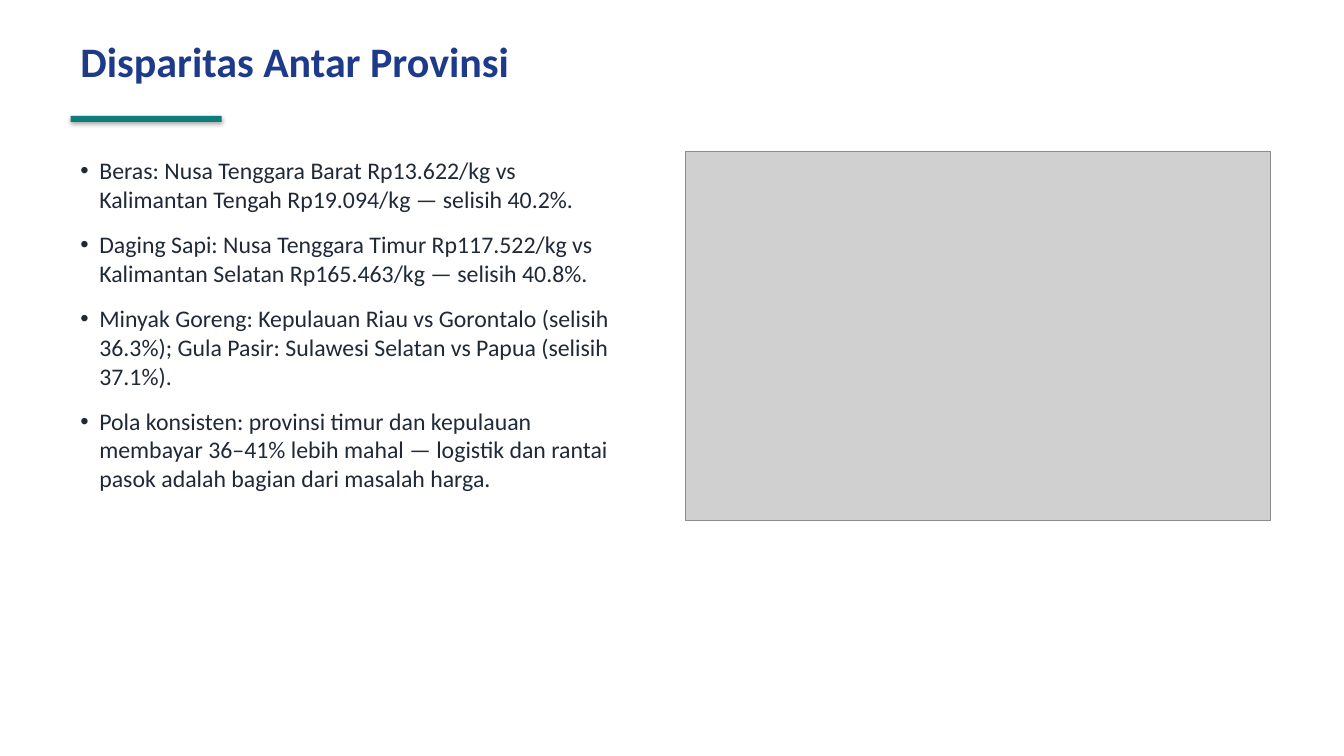
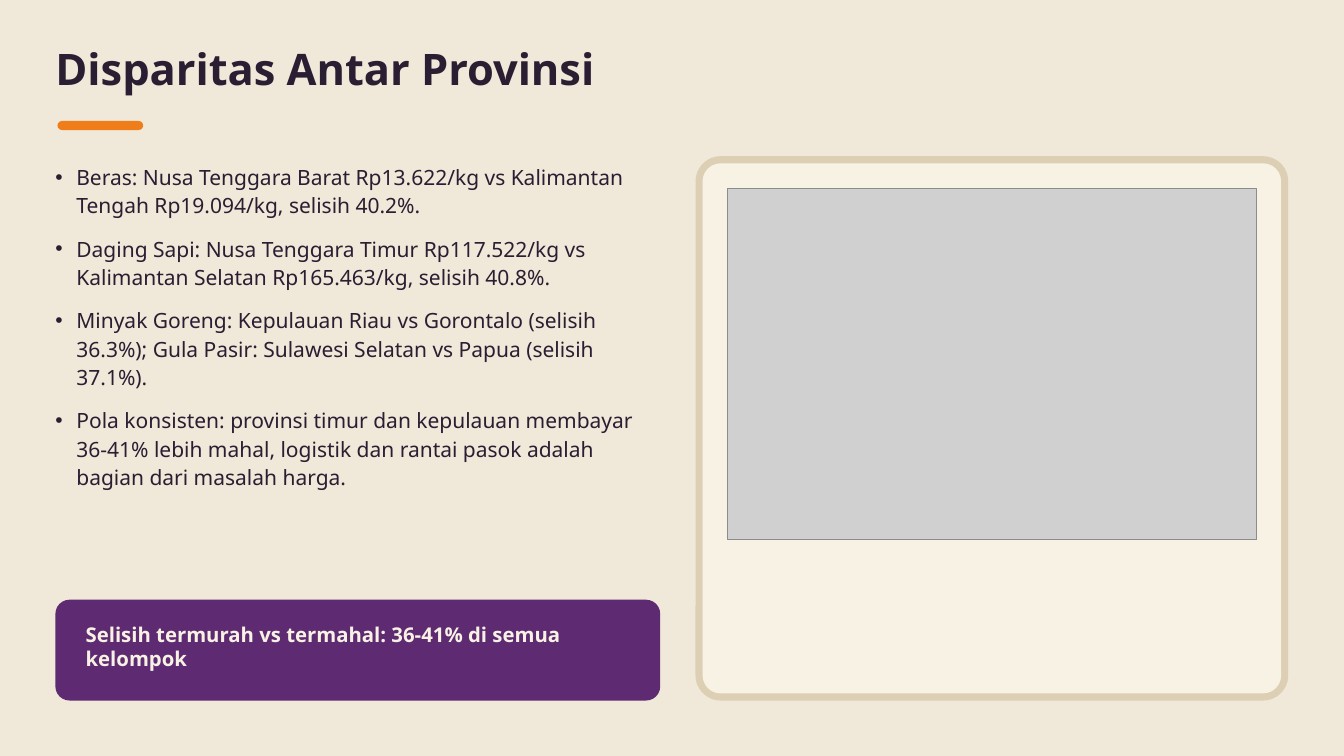
Before and after one commit to baghizash/harga-pangan-nasional-2026, a slide deck: slide 8 of Portofolio-Analisis-Harga-Pangan.pptx. Drawn at 1344x756 pixels with LibreOffice and Linux fonts; fonts in the diff are those of the drawing; grey boxes stand for pictures. Boxes give left, top, right and bottom in pixels: in the first picture for what was removed or moved away, otherwise in the second. Text is boxed around its words. In the diff, an @@ line names an element or a change of style, - is before the commit and + after.

```diff
--- a/Portofolio-Analisis-Harga-Pangan.pptx
+++ b/Portofolio-Analisis-Harga-Pangan.pptx
@@ background #FFFFFF to #F0E8D8 @@
@@ text "Disparitas Antar Provinsi": place and size @@
-text "Disparitas Antar Provinsi" at <box>80,47,509,84</box>
+text "Disparitas Antar Provinsi" at <box>55,52,594,96</box>
@@ text "Disparitas Antar Provinsi" at <box>55,52,594,96</box>: size 30 to 31 pt, font Calibri to Noto Sans, text colour #1E3A8A to #2A1E33; less space between paragraphs @@
@@ rounded rectangle: place and size @@
-rounded rectangle at <box>71,116,222,122</box>
+rounded rectangle at <box>57,121,143,130</box>
@@ rounded rectangle at <box>57,121,143,130</box>: rectangle to rounded rectangle; fill #0E7C7B to #EF7D1A; shadow off @@
@@ text "Beras: Nusa Tenggara Barat Rp13.622/kg ...": place and size @@
-text "Beras: Nusa Tenggara Barat Rp13.622/kg ..." at <box>99,162,609,491</box>
+text "Beras: Nusa Tenggara Barat Rp13.622/kg ..." at <box>76,169,633,490</box>
@@ text at <box>76,169,623,290</box>: text changed; size 17 to 15 pt; font Calibri to Noto Sans; text colour #1F2937 to #2A1E33 @@
-• Beras: Nusa Tenggara Barat Rp13.622/kg vs Kalimantan Tengah Rp19.094/kg — selisih 40.2%.
-• Daging Sapi: Nusa Tenggara Timur Rp117.522/kg vs Kalimantan Selatan Rp165.463/kg — selisih 40.8%.
+• Beras: Nusa Tenggara Barat Rp13.622/kg vs Kalimantan Tengah Rp19.094/kg, selisih 40.2%.
+• Daging Sapi: Nusa Tenggara Timur Rp117.522/kg vs Kalimantan Selatan Rp165.463/kg, selisih 40.8%.
@@ rounded rectangle added at <box>696,156,1289,701</box>, fill #DDCFB4 @@
@@ rounded rectangle added at <box>703,163,1281,694</box>, fill #F8F2E4 @@
@@ picture: place and size @@
-picture at <box>686,151,1270,520</box>
+picture at <box>728,189,1257,540</box>
@@ text at <box>76,312,596,389</box>: size 17 to 15 pt, font Calibri to Noto Sans, text colour #1F2937 to #2A1E33 in "Minyak Goreng: Kepulauan Riau vs Gorontalo (selisih ..."; indent changed; line spacing 1 to 1.12; less space between paragraphs @@
@@ text at <box>76,412,633,490</box>: text changed; size 17 to 15 pt; font Calibri to Noto Sans; text colour #1F2937 to #2A1E33 @@
-• Pola konsisten: provinsi timur dan kepulauan membayar 36–41% lebih mahal — logistik dan rantai pasok adalah bagian dari masalah harga.
+• Pola konsisten: provinsi timur dan kepulauan membayar 36-41% lebih mahal, logistik dan rantai pasok adalah bagian dari masalah harga.
@@ rounded rectangle added at <box>55,600,660,701</box>, fill #5E2A72 @@
@@ text added at <box>86,626,560,671</box>, 14.5 pt, text #F8F2E4, bold @@
+Selisih termurah vs termahal: 36-41% di semua kelompok
```
Also in this commit, not shown: 9 other slides changed.
